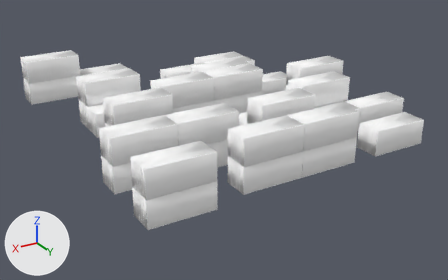
Two versions of the FBX model Assets/3dAssets/Buildings/Stage1/Floor1/ContainerGrp.fbx, one commit apart.
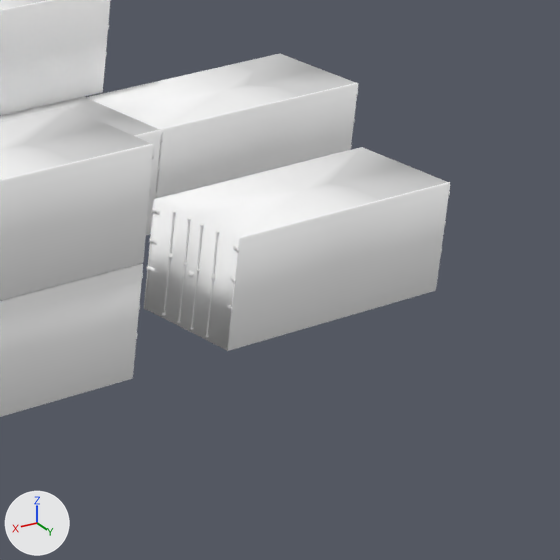
Each version appears first whole from a 50 mm camera at (30.0, 63.7, 24.2) aimed at (-1.2, 11.8, -1.8), and next in a close-up on the part from 73% to 100% of the width and 29% to 72% of the height. The axes (+X, +Y, +Z) are drawn at lower left. The lights are the same throughout. Where no turn or scale is listed for an object, it has been applied to the vertices.

The scene before the commit, as lines of its bpy script (objects in view):
```python
me_mesh_005 = bpy.data.meshes.new('Mesh.005')
me_mesh_005.from_pydata(...)  # 546 vertices, 764 faces; spans x -6.0..0.0, y 0.0..2.5, z 0.0..2.49
me_mesh_005.materials.append(mat_objects_cargo_container_01_cargo02)  # its picture is missing
me_mesh_006 = bpy.data.meshes.new('Mesh.006')
me_mesh_006.from_pydata(...)  # 546 vertices, 764 faces; spans x -6.0..0.0, y 0.0..2.5, z 0.0..2.49
me_mesh_006.materials.append(mat_objects_cargo_container_01_cargo02)  # its picture is missing
me_mesh_013 = bpy.data.meshes.new('Mesh.013')
me_mesh_013.from_pydata(...)  # 546 vertices, 764 faces; spans x -6.0..0.0, y 0.0..2.5, z 0.0..2.49
me_mesh_013.materials.append(mat_objects_cargo_container_01_cargo02)  # its picture is missing
ob_container_14 = bpy.data.objects.new('Container_14', me_mesh_013)
ob_container_14.location = (-6.0, 18.0, 0.0)
ob_container_6 = bpy.data.objects.new('Container_6', me_mesh_005)
ob_container_6.location = (-0.5, 23.5, 2.5)
ob_container_7 = bpy.data.objects.new('Container_7', me_mesh_006)
ob_container_7.location = (-9.0, 23.5, 0.0)
# also in view: 'Container_18' at (-9.5, 16.8, 3.7); 'Container_5' at (-3.5, 24.8, 1.2); 'Container_15' at (-15.0, 19.2, 1.2)
```
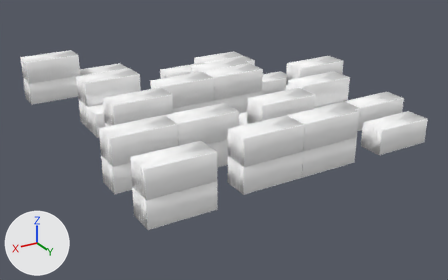
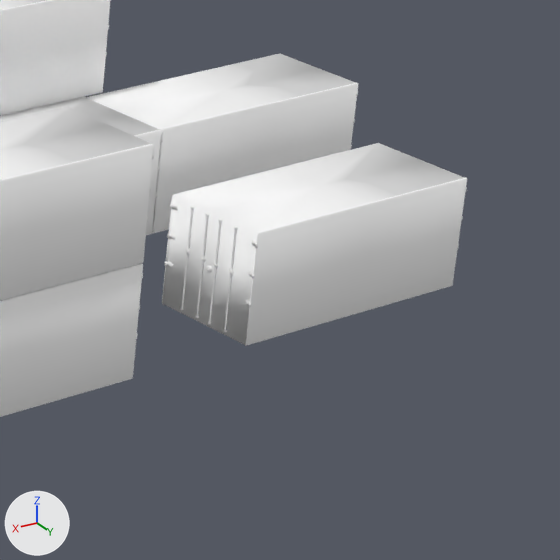
Location of each change, [x1, y1, x2, y2] in pixels of the close-ups (560 x 560 px):
'Container_7', moved
    before: [144, 147, 450, 351]
    after: [162, 143, 467, 346]

What changed in the scene script:
```text
Change me_mesh_006:
    where me_mesh_006.from_pydata(...)  # 546 vertices, 764 faces; spans x -6.0..0.0, y 0.0..2.5, z 0.0..2.49
    used by ob_container_7; location = (-9.0, 23.5, 0.0)
    me_mesh_006 part 1: the whole mesh is moved by (6.0, -2.5, 0.0)
Change ob_container_7:
    ob_container_7.location: (-9.0, 23.5, 0.0) -> (-15.5, 26.0, 0.0)
```
